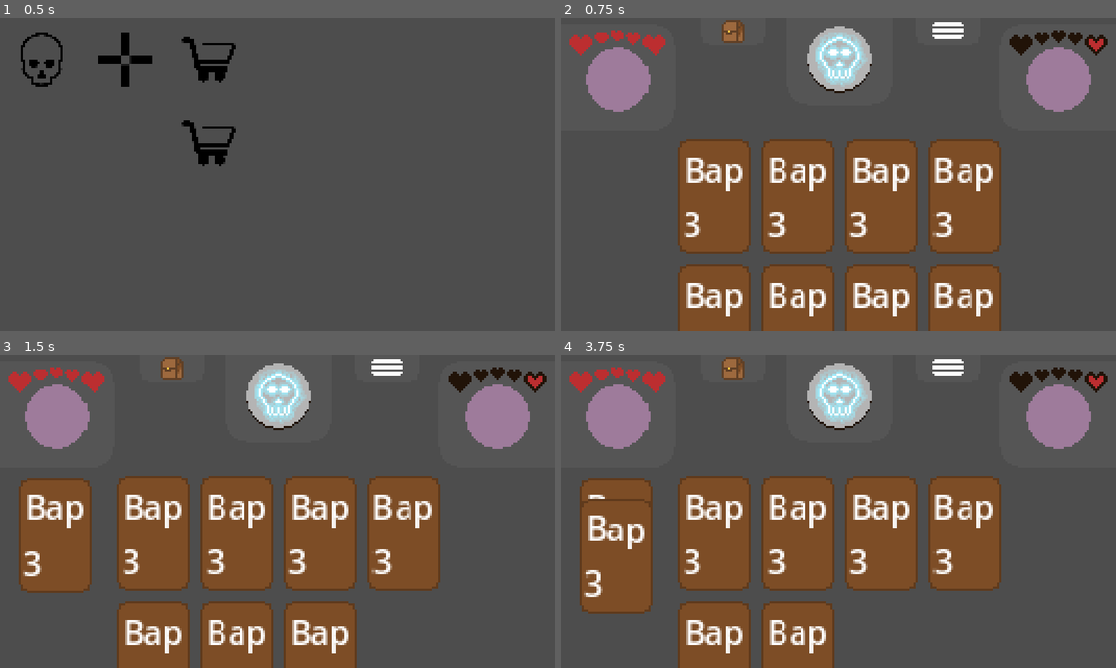
Above: before the commit, frames 1-4 (two rows, left to right).
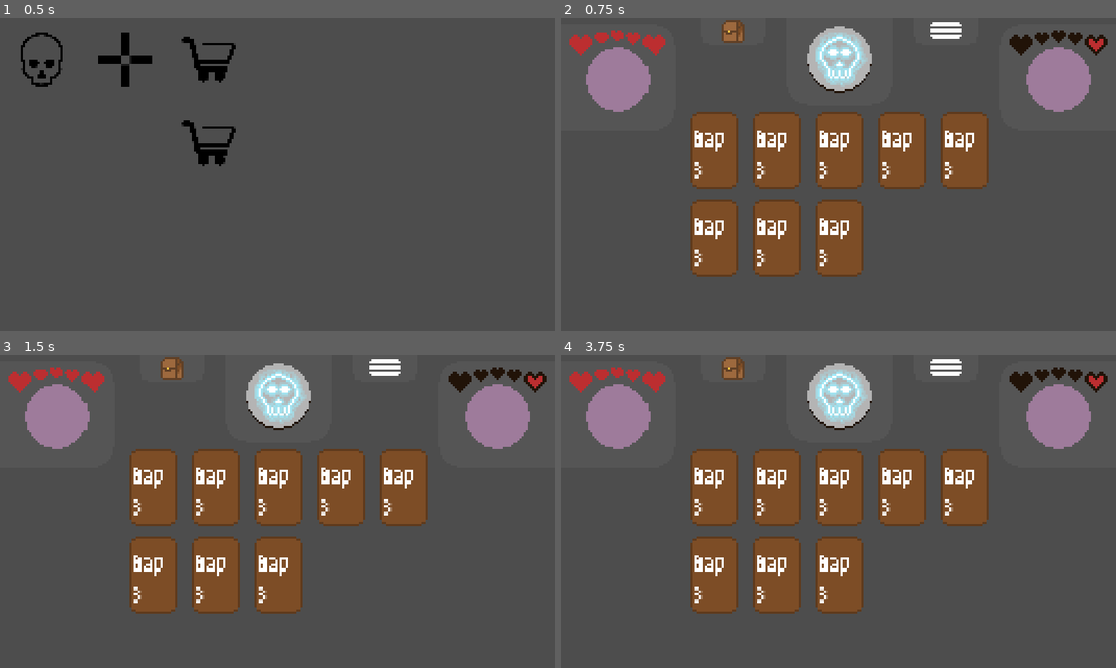
Above: after the commit, the same moments.

Repository: JosieBarber/roguelike
Game: Godot game, scene res://scenes/Main.tscn
Two runs of this game, one before a commit and one after it. Both use one fixed random seed, a clock stepped at 60 frames per second and the inputs below.
Inputs (mouse positions are in pixels of both pictures, inside the frame that each line leads up to):
- Up to frame 1 (0.5 s): no input
- Up to frame 2 (0.75 s): tap Enter at 0.5 s; move the mouse to (605, 58) at 0.52 s; click (605, 58) at 0.67 s
- Up to frame 3 (1.5 s): tap Space at 1.25 s; move the mouse to (155, 533) at 1.27 s; click (155, 533) at 1.42 s
- Up to frame 4 (3.75 s): tap Enter at 2, 3.5 s; move the mouse to (616, 536) at 2.02 s; click (616, 536) at 2.17 s; tap Space at 2.75 s; move the mouse to (799, 533) at 2.77 s; click (799, 533) at 2.92 s; move the mouse to (716, 533) at 3.52 s; click (716, 533) at 3.67 s

Frame 1 is identical in both runs. In frame 2, 30% of the frame differs, in the area x 21-80%, y 1-100%; in frame 3, 32%, in the area x 3-80%, y 1-100%; in frame 4, 30%.

Commit message:
Continue to update UI in clinic scene, add a font

Diff:
--- a/scenes/Screens/Clinic.tscn
+++ b/scenes/Screens/Clinic.tscn
@@ -6,3 +6,4 @@
 script = ExtResource("1_bjtxs")
 
 [node name="Deck" type="Node2D" parent="."]
+position = Vector2(130, 67)
--- a/scenes/Screens/Combat/Planning_Phase.tscn
+++ b/scenes/Screens/Combat/Planning_Phase.tscn
@@ -11,10 +11,10 @@
 script = ExtResource("2")
 
 [node name="Prepared Hand" type="Node2D" parent="."]
-position = Vector2(26.5, 86.5)
+position = Vector2(26.5, 74.5)
 
 [node name="Active Deck" type="Node2D" parent="."]
-position = Vector2(133.5, 85.885)
+position = Vector2(133.5, 63.5)
 
 [node name="UI" type="Node2D" parent="."]
 
@@ -31,7 +31,7 @@
 [node name="Sprite2D3" type="Sprite2D" parent="UI"]
 
 [node name="SettingsTab" type="Sprite2D" parent="UI"]
-position = Vector2(185.5, 0)
+position = Vector2(184.5, 0)
 texture = ExtResource("4_qsbun")
 centered = false
 offset = Vector2(-15.5, 0)
--- a/scenes/assets/CardDisplay.tscn
+++ b/scenes/assets/CardDisplay.tscn
@@ -1,12 +1,14 @@
-[gd_scene load_steps=4 format=3 uid="uid://decgll2ts6lvo"]
+[gd_scene load_steps=5 format=3 uid="uid://decgll2ts6lvo"]
 
 [ext_resource type="Script" path="res://scripts/Cards/Classes/card_display.gd" id="1_si5s5"]
 [ext_resource type="Texture2D" uid="uid://cgs88vqvu5f31" path="res://assets/Card/TCOYSCard.png" id="2_si5s5"]
+[ext_resource type="FontFile" uid="uid://sxw0026qgsl6" path="res://assets/fonts/m3x6.ttf" id="3_8adb7"]
 
 [sub_resource type="RectangleShape2D" id="RectangleShape2D_hi83b"]
 size = Vector2(34, 54)
 
 [node name="CardDisplay" type="Node2D"]
+scale = Vector2(0.66, 0.66)
 script = ExtResource("1_si5s5")
 metadata/card_name = ""
 metadata/card_damage = 0
@@ -32,9 +34,13 @@
 offset_top = -25.0
 offset_right = 15.0
 offset_bottom = -2.0
+theme_override_fonts/font = ExtResource("3_8adb7")
+theme_override_font_sizes/font_size = 32
 
 [node name="DamageLabel" type="Label" parent="."]
 offset_left = -15.0
 offset_top = 1.0
 offset_right = 15.0
 offset_bottom = 24.0
+theme_override_fonts/font = ExtResource("3_8adb7")
+theme_override_font_sizes/font_size = 28
--- a/scripts/ClinicScripts/clinic.gd
+++ b/scripts/ClinicScripts/clinic.gd
@@ -14,6 +14,7 @@
 		player.initialize("JosiePosie", 10)
 		player._create_test_deck()
 	_create_back_button()
+	display_deck()
 
 func _create_back_button():
 	var button = Button.new()
@@ -35,17 +36,13 @@
 	for child in deck_object.get_children():
 		child.queue_free()
 	for i in range(player.deck.size()):
-		var card_display = CardDisplay.new(player.deck[i].card_name, player.deck[i].damage)
-		card_display.position = Vector2(10, (i * 35) + 20)
-		var hitbox_position = Vector2(0, 0)
-		var hitbox = Area2D.new()
-		var collision_shape = CollisionShape2D.new()
-		collision_shape.shape = RectangleShape2D.new()
-		collision_shape.shape.extents = Vector2(100, 15)
-		hitbox.position = hitbox_position
-		hitbox.add_child(collision_shape)
-		card_display.add_child(hitbox)
-		deck_rects.append(hitbox)
+		var card_display = preload("res://scenes/assets/CardDisplay.tscn").instantiate()
+		card_display.card_name = player.deck[i].card_name
+		card_display.card_damage = player.deck[i].damage
+		card_display.card_items = player.deck[i].items
+		card_display.position = Vector2((i % 5 - 2) * 30, int(i / 5) * 42)
+		card_display.connect("card_clicked", Callable(self, "_on_card_clicked"))
+		deck_rects.append(card_display)
 		deck_object.add_child(card_display)
 
 func _input(event):
@@ -71,3 +68,10 @@
 func transition_to_clinic():
 	self.visible = true
 	display_deck()
+
+func _on_card_clicked(card_name, card_damage, card_items, parent_node):
+	for i in range(player.deck.size()):
+		if player.deck[i].card_name == card_name and player.deck[i].damage == card_damage and player.deck[i].items == card_items:
+			trade_card_for_health(i)
+			display_deck()
+			break
--- a/scripts/CombatScripts/planning.gd
+++ b/scripts/CombatScripts/planning.gd
@@ -50,7 +50,7 @@
 		card_display.card_name = player.active_deck[i].card_name
 		card_display.card_damage = player.active_deck[i].damage
 		card_display.card_items = player.active_deck[i].items
-		card_display.position = Vector2((i % 4 - 1.5) * 40, int(i / 4) * 60)
+		card_display.position = Vector2((i % 5 - 2) * 30, int(i / 5) * 42)
 		card_display.connect("card_clicked", Callable(self, "_on_card_clicked"))
 		card_display.add_to_group("CardDisplays")
 		active_deck_object.add_child(card_display)
Binary file added: assets/fonts/m3x6.ttf
Not shown, added: assets/fonts/m3x6.ttf.import
